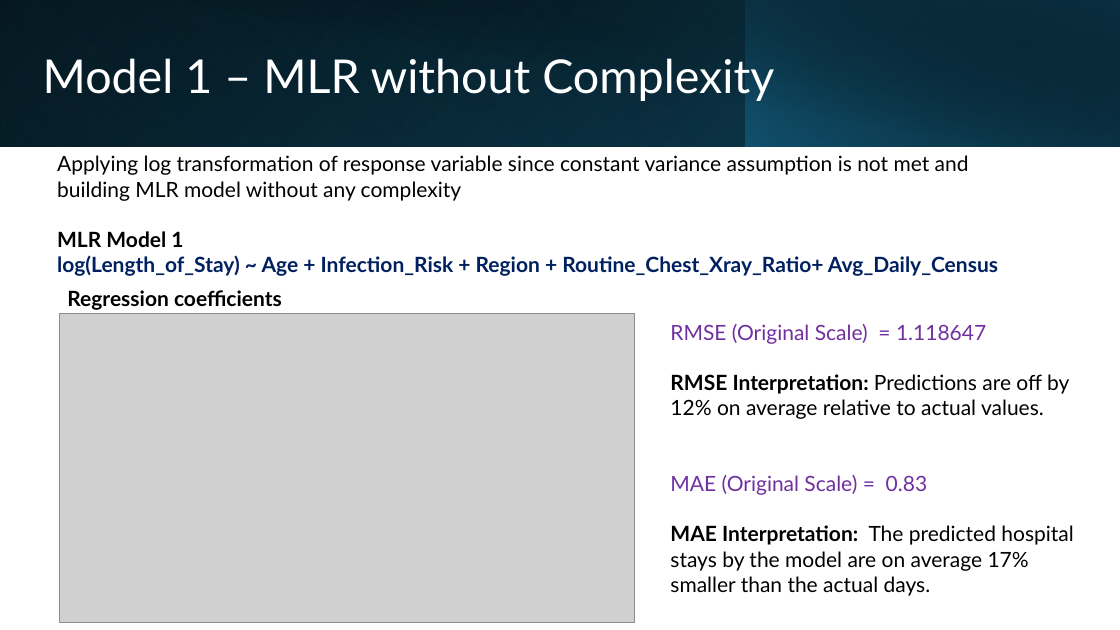
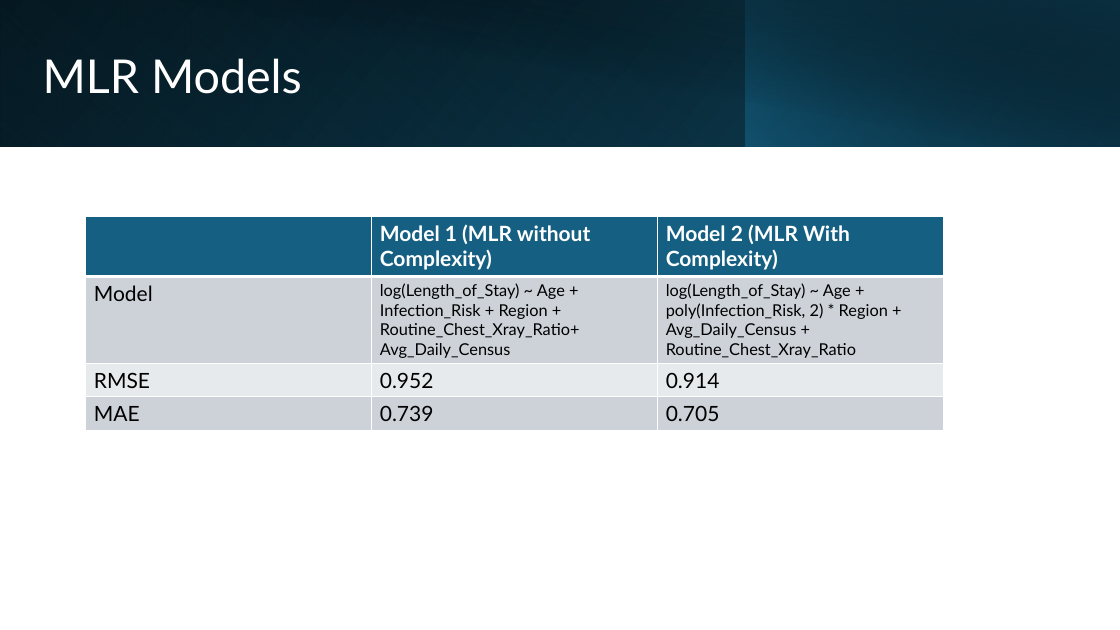
Before and after one commit to kradhakrishnan0714/Hospitalization-Stays-Prediction, a slide deck: slide 18 of Hospitalization Stays Prediction - Updated.pptx (slide 20 before the commit). Drawn at 1120x630 pixels with LibreOffice and Linux fonts; fonts in the diff are those of the drawing; grey boxes stand for pictures. Boxes give left, top, right and bottom in pixels: in the first picture for what was removed or moved away, otherwise in the second. Text is boxed around its words. In the diff, an @@ line names an element or a change of style, - is before the commit and + after.

```diff
--- a/Hospitalization Stays Prediction - Updated.pptx
+++ b/Hospitalization Stays Prediction - Updated.pptx
@@ title at [43,58,302,94]: text changed @@
-Model 1 – MLR without Complexity
+MLR Models
@@ text removed at [57,155,998,276] @@
-Applying log transformation of response variable since constant variance assumption is not met and building MLR model without any complexity
-MLR Model 1
-log(Length_of_Stay) ~ Age + Infection_Risk + Region + Routine_Chest_Xray_Ratio+ Avg_Daily_Census
@@ table added at [86,217,943,430], 4 rows, 3 columns @@
+ | Model 1 (MLR without / Complexity) | Model 2 (MLR With Complexity)
+Model | log(Length_of_Stay) ~ Age + Infection_Risk + Region + Routine_Chest_Xray_Ratio+ Avg_Daily_Census | log(Length_of_Stay) ~ Age + poly(Infection_Risk, 2) * Region + Avg_Daily_Census + Routine_Chest_Xray_Ratio
+RMSE | 0.952 | 0.914
+MAE | 0.739 | 0.705
@@ text removed at [67,290,282,310] @@
-Regression coefficients
@@ picture removed at [59,313,634,623] @@
@@ text removed at [670,324,1073,596] @@
-RMSE (Original Scale) = 1.118647
-RMSE Interpretation: Predictions are off by 12% on average relative to actual values.
-MAE (Original Scale) = 0.83
-MAE Interpretation: The predicted hospital stays by the model are on average 17% smaller than the actual days.
```
Also in this commit, not shown: 5 other slides changed, 3 slides removed.
